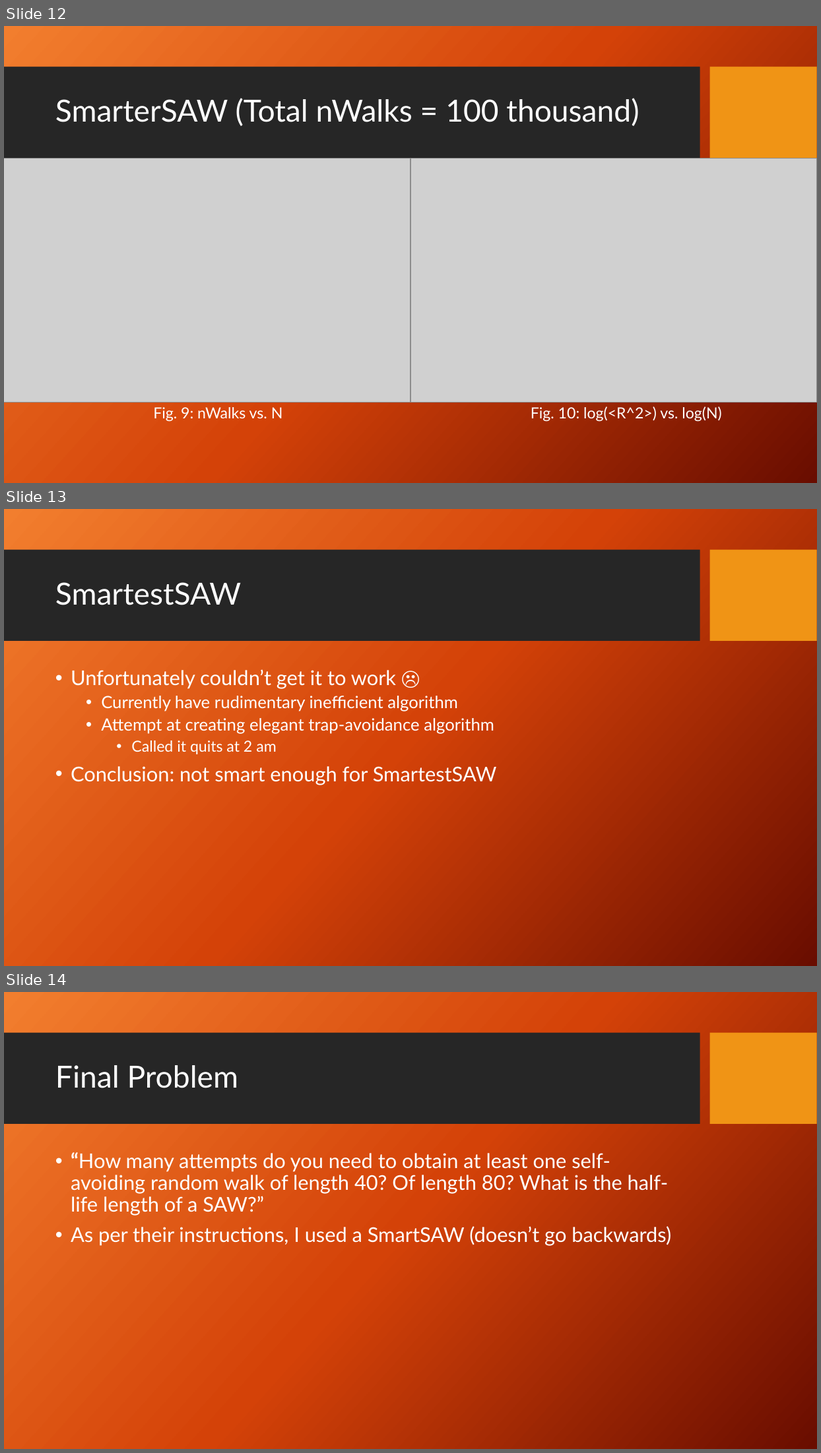
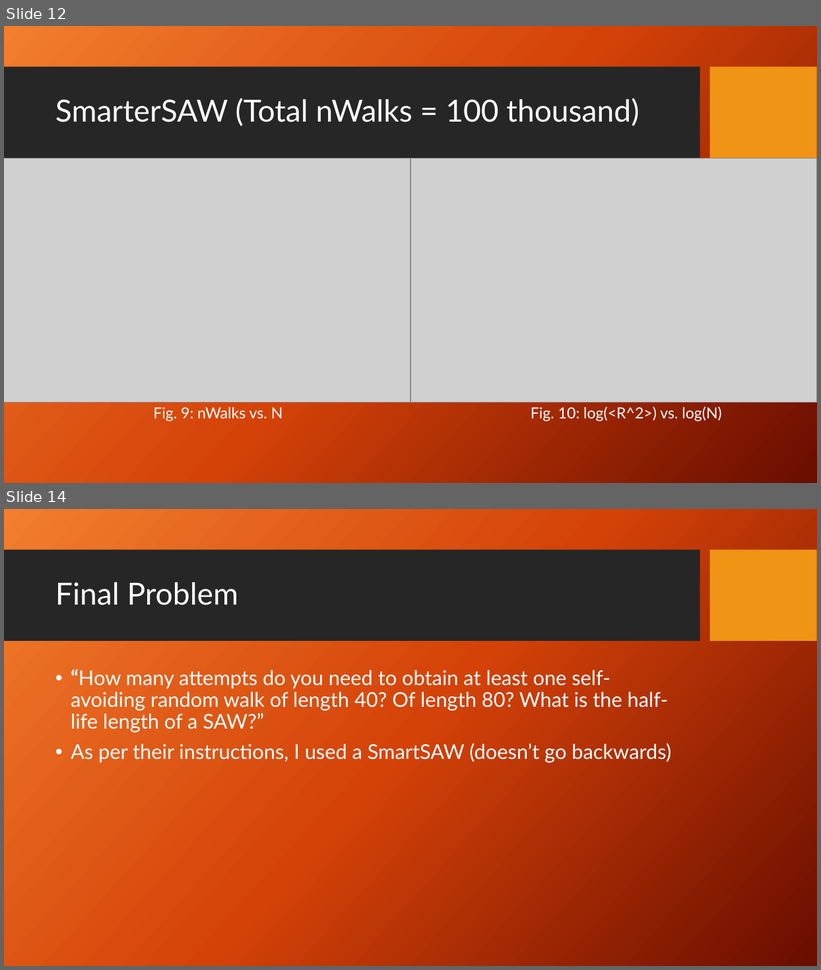
Before and after one commit to palmerjh/thermo_final, a slide deck: SAW.pptx. Shown one above the other, each under a label of ours: slides 12, 13 and 14 before the commit, slides 12 and 14 after it; the slides between them are not shown. The pictures are 821x1453 and 821x970 pixels, drawn with LibreOffice and Linux fonts; fonts in the diff are those of the drawing; grey boxes stand for pictures; background and template pictures are left out. Boxes give left, top, right and bottom in pixels: in the first picture for what was removed or moved away, otherwise in the second. Text is boxed around its words. In the diff, an @@ line names an element or a change of style, - is before the commit and + after.

```diff
--- a/SAW.pptx
+++ b/SAW.pptx
@@ slide 13 removed at box(4, 509, 817, 966), background picture (left out); not listed: 2 template elements that a slide beside it also shows @@
@@ title removed at box(55, 582, 241, 605) @@
-SmartestSAW
@@ text removed at box(71, 669, 497, 786) @@
-• Unfortunately couldn’t get it to work ☹
-  • Currently have rudimentary inefficient algorithm
-  • Attempt at creating elegant trap-avoidance algorithm
-    • Called it quits at 2 am
-• Conclusion: not smart enough for SmartestSAW
```
Also in this commit, not shown: 1 slide changed, 1 slide added, 7 other files.
